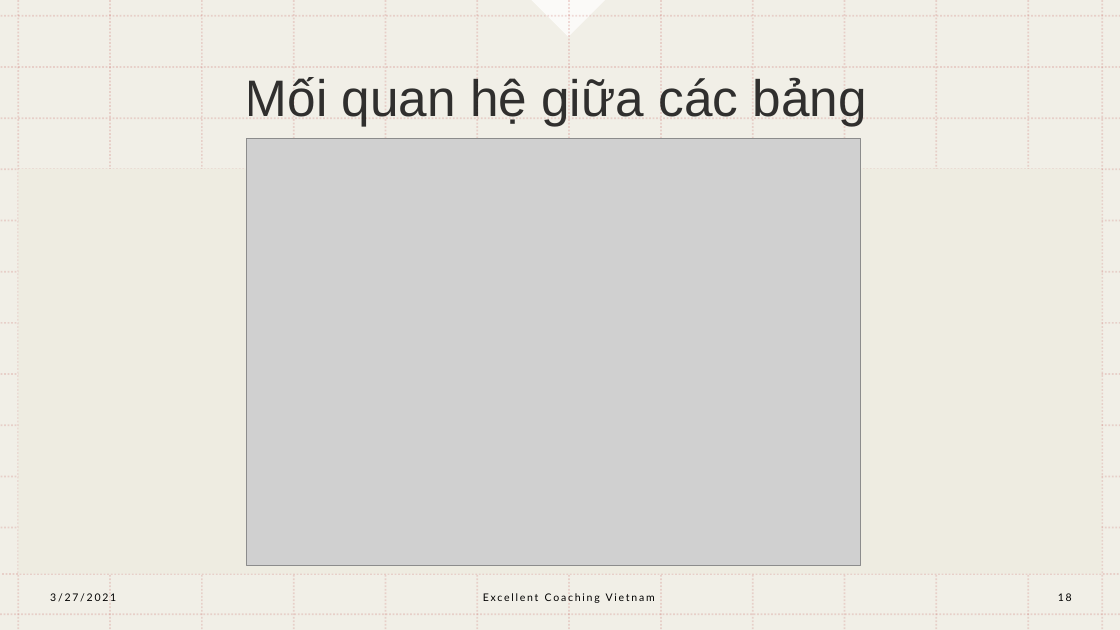
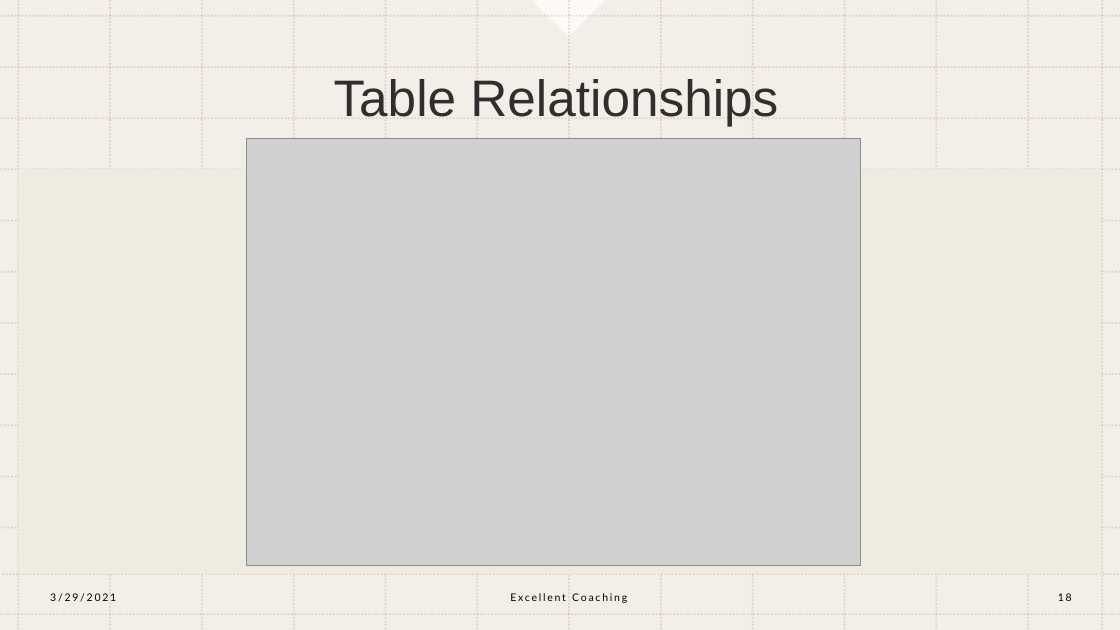
Before and after one commit to remichan97/excellent-coaching, a slide deck: slide 18 of documentation/Excellent Coaching Vietnam.pptx. Drawn at 1120x630 pixels with LibreOffice and Linux fonts; fonts in the diff are those of the drawing; grey boxes stand for pictures. Boxes give left, top, right and bottom in pixels: in the first picture for what was removed or moved away, otherwise in the second. Text is boxed around its words. In the diff, an @@ line names an element or a change of style, - is before the commit and + after.

```diff
--- a/documentation/Excellent Coaching Vietnam.pptx
+++ b/documentation/Excellent Coaching Vietnam.pptx
@@ title at (334,79,778,126): text changed @@
-Mối quan hệ giữa các bảng
+Table Relationships
@@ text at (50,593,116,602): text changed @@
-3/27/2021
+3/29/2021
@@ text at (510,593,627,603): text changed @@
-Excellent Coaching Vietnam
+Excellent Coaching
```
Also in this commit, not shown: 18 other slides changed, 54 other files.
